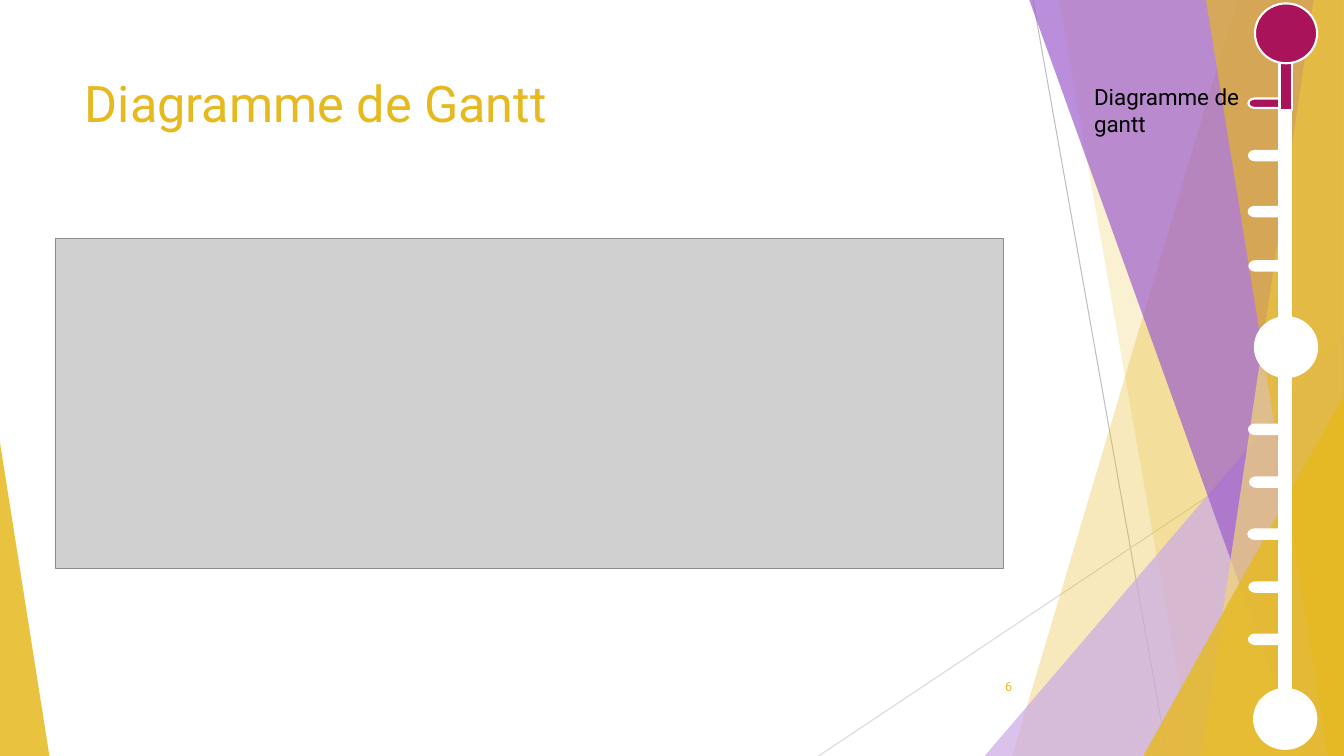
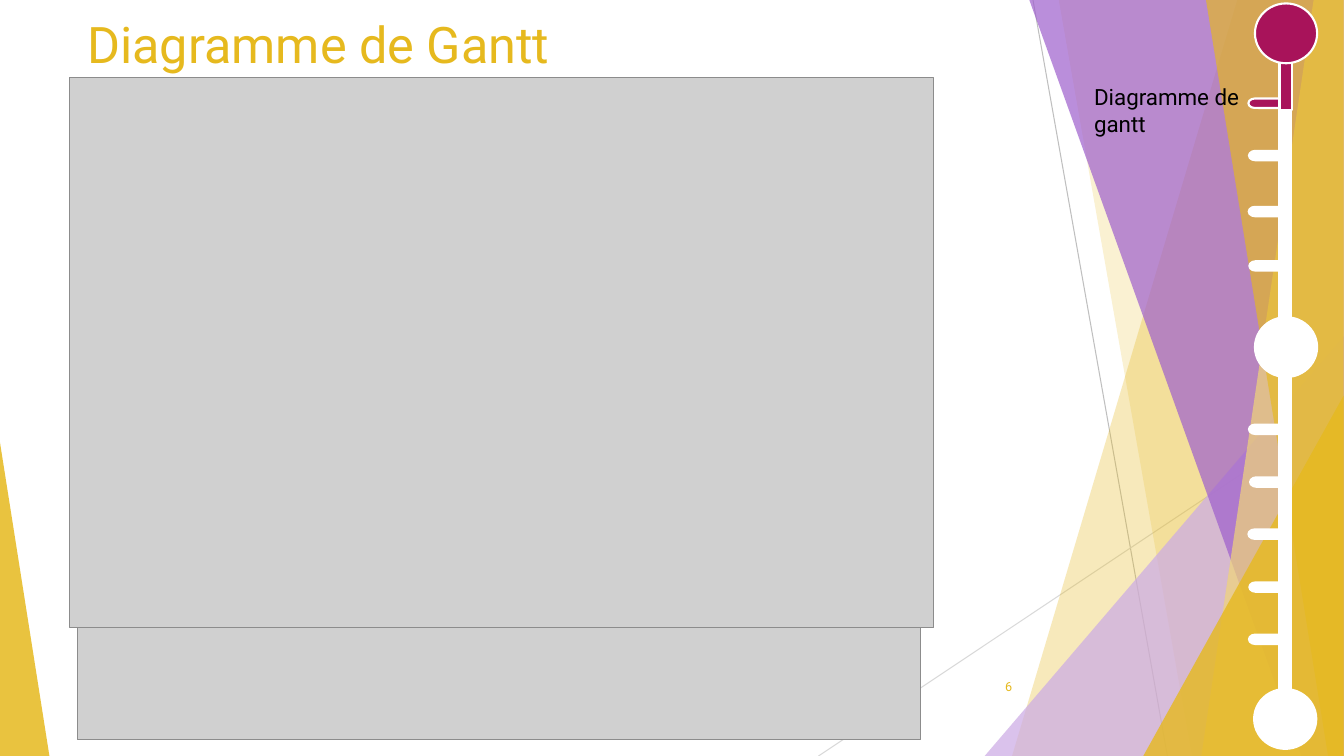
Before and after one commit to GuiguiMvn/Systeme-Escape-Game-Telethon, a slide deck: slide 6 of Cyril/Diapositives/Projet Théléton REVUE 2.pptx. Drawn at 1344x756 pixels with LibreOffice and Linux fonts; fonts in the diff are those of the drawing; grey boxes stand for pictures. Boxes give left, top, right and bottom in pixels: in the first picture for what was removed or moved away, otherwise in the second. Text is boxed around its words. In the diff, an @@ line names an element or a change of style, - is before the commit and + after.

Commit message:
MAJ diapo et diagramme de séquence

```diff
--- a/Cyril/Diapositives/Projet Théléton REVUE 2.pptx
+++ b/Cyril/Diapositives/Projet Théléton REVUE 2.pptx
@@ title "Diagramme de Gantt": place and size @@
-title "Diagramme de Gantt" at box(85, 84, 546, 133)
+title "Diagramme de Gantt" at box(87, 25, 549, 74)
@@ picture: place and size @@
-picture at box(55, 239, 1003, 570)
+picture at box(70, 78, 934, 628)
@@ picture added at box(78, 628, 922, 740) @@
```
Also in this commit, not shown: 5 other slides changed, 3 other files.
